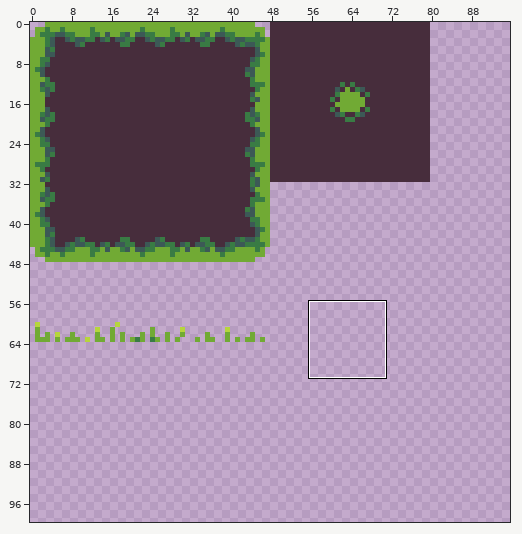
Sprite sheet, stored at assets/gfx/tileset.png. The picture above shows the old version from afar; the outline marks the close-up.
Close-up. Earlier state:
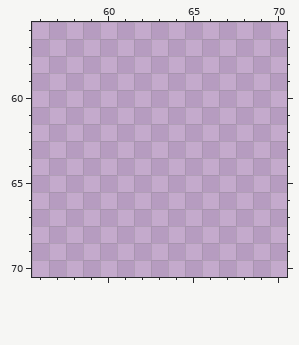
The file is 96x112 pixels. Shown: x 56..70, y 56..70. The wide view leaves out empty margins. The commit also changed other parts of the picture, which this record leaves out.
After the commit:
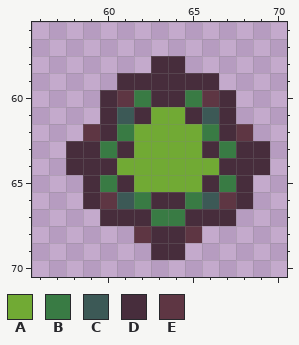
Palette (. is transparent): A #71aa34  B #397b44  C #3c5956  D #472d3c  E #5e3643
The exact change:
@@ x 56..70 @@
 57 ...............
-58 ...............
-59 ...............
-60 ...............
-61 ...............
-62 ...............
-63 ...............
-64 ...............
-65 ...............
-66 ...............
-67 ...............
-68 ...............
-69 ...............
+58 .......DD......
+59 .....DDDDDD....
+60 ....DEBDDBED...
+61 ....DCDAADCD...
+62 ...EDBAAAABDE..
+63 ..DDBDAAAADBDD.
+64 ..DDDAAAAAADDD.
+65 ...DBDAAAADBD..
+66 ...DECBDDBCED..
+67 ....DDDBBDDD...
+68 ......EDDE.....
+69 .......DD......
 70 ...............
